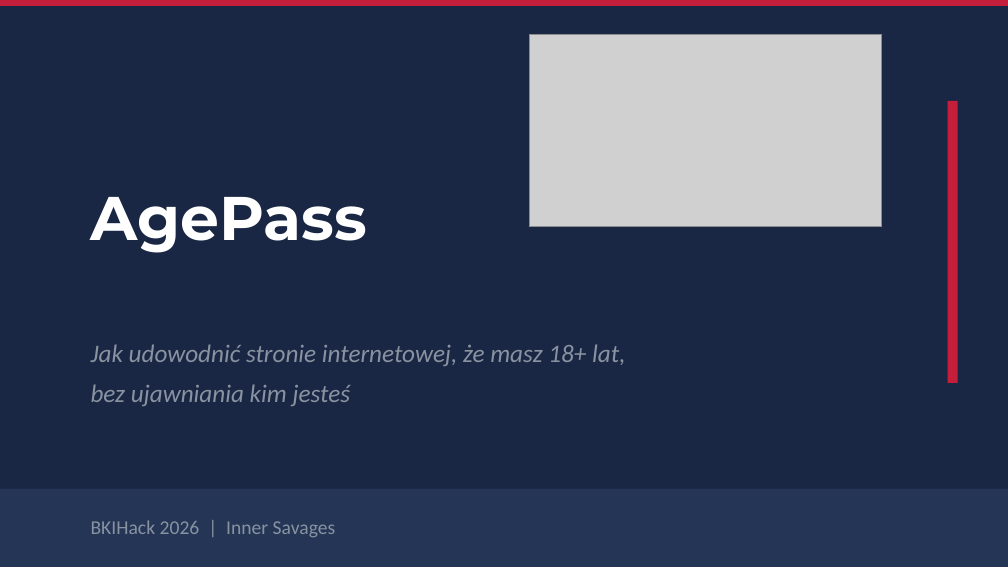
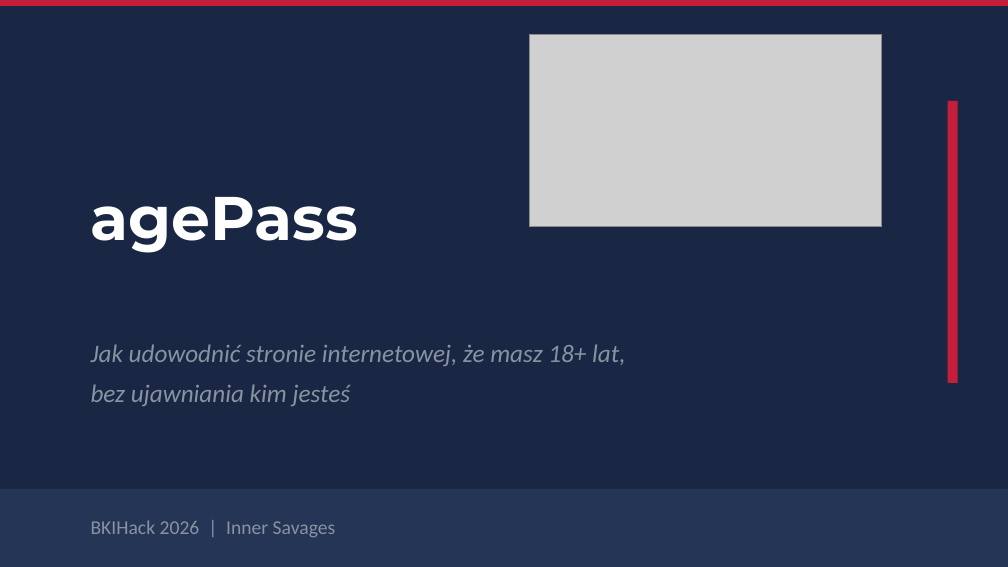
Before and after one commit to Inner-Savages/BKIHack2026, a slide deck: slide 1 of prezentacja.pptx. Drawn at 1008x567 pixels with LibreOffice and Linux fonts; fonts in the diff are those of the drawing; grey boxes stand for pictures. Boxes give left, top, right and bottom in pixels: in the first picture for what was removed or moved away, otherwise in the second. Text is boxed around its words. In the diff, an @@ line names an element or a change of style, - is before the commit and + after.

```diff
--- a/prezentacja.pptx
+++ b/prezentacja.pptx
@@ text at box(91, 197, 359, 253): text changed @@
-AgePass
+agePass
```
Also in this commit, not shown: 5 other slides changed, 1 slide added.
